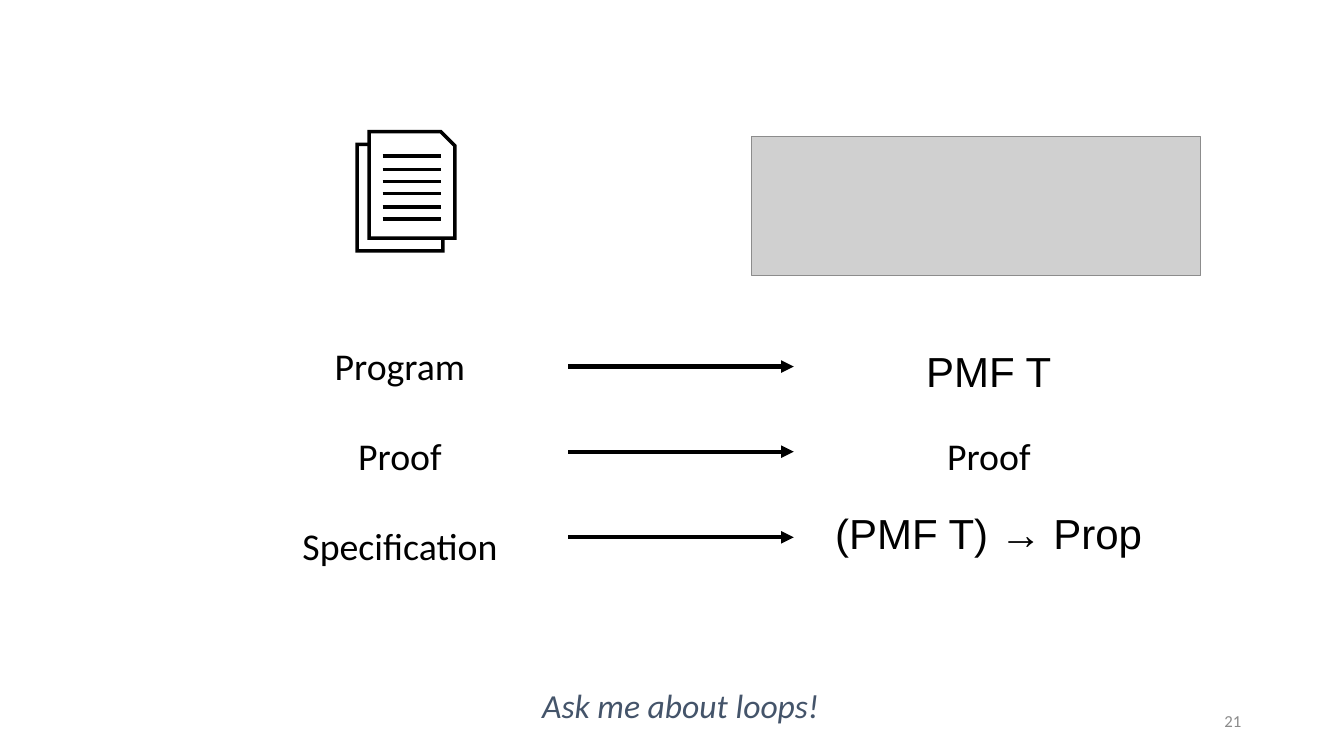
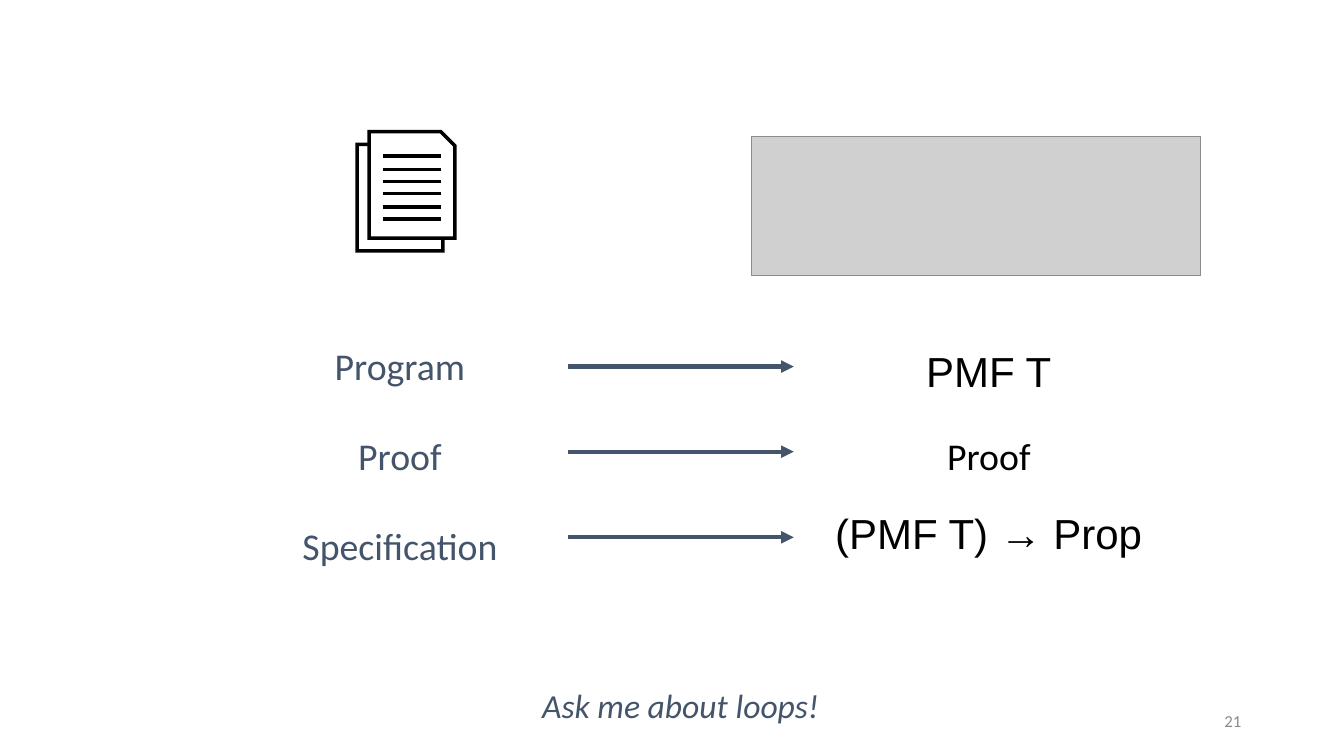
Before and after one commit to markusdemedeiros/markusdemedeiros.github.io, a slide deck: slide 21 of PLDI25 SampCert.pptx. Drawn at 1344x756 pixels with LibreOffice and Linux fonts; fonts in the diff are those of the drawing; grey boxes stand for pictures; background and template pictures are left out. Boxes give left, top, right and bottom in pixels: in the first picture for what was removed or moved away, otherwise in the second. Text is boxed around its words. In the diff, an @@ line names an element or a change of style, - is before the commit and + after.

```diff
--- a/PLDI25 SampCert.pptx
+++ b/PLDI25 SampCert.pptx
@@ arrow (569, 367) - (795, 367): stroke #000000 3 pt to #44546A 3 pt @@
@@ text colour #000000 to #44546A in 3 elements at bbox=[335, 355, 465, 387], bbox=[302, 534, 497, 566], bbox=[358, 444, 441, 471] @@
@@ arrow (569, 452) - (795, 452): stroke #000000 3 pt to #44546A 3 pt @@
@@ arrow (569, 537) - (795, 537): stroke #000000 3 pt to #44546A 3 pt @@
```
Also in this commit, not shown: 44 other slides changed, 1 slide added.
